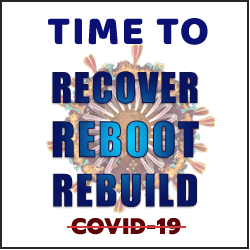
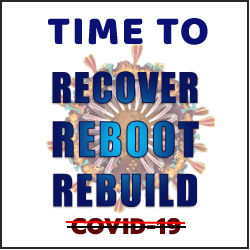
Two versions of the same layered image (250x250). Layer-by-layer changes:
added layer "Shape 2" above "Shape 1" over [66, 221, 185, 224]
painted on "Shape 1" over [67, 226, 186, 228]
